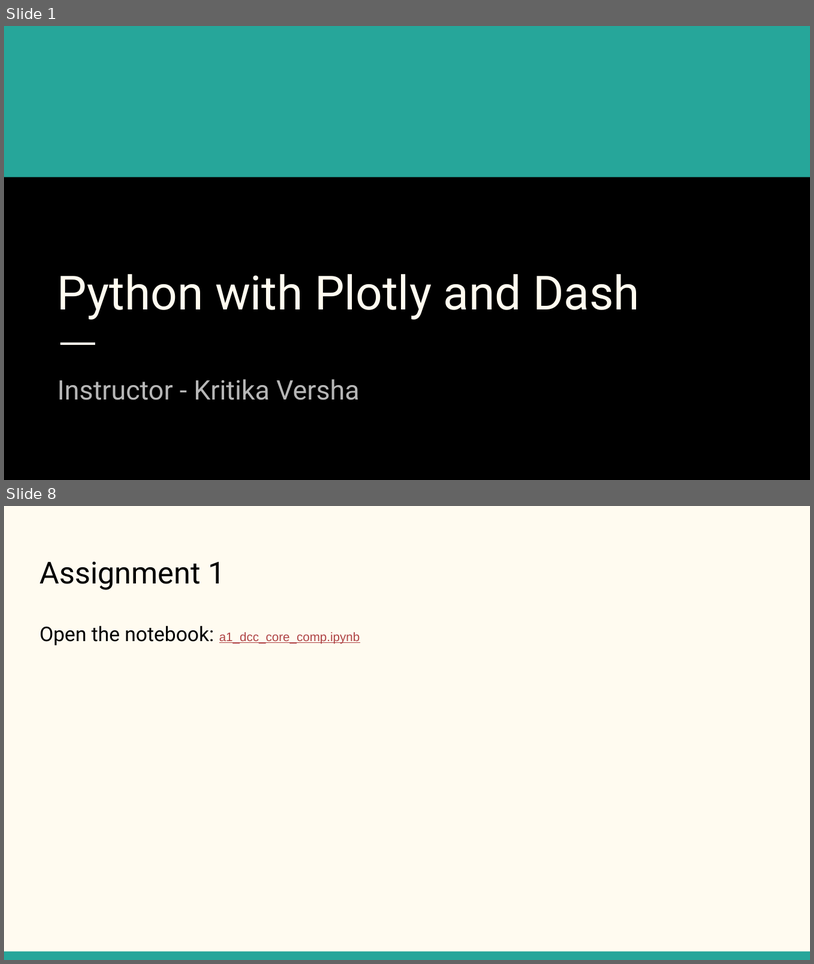
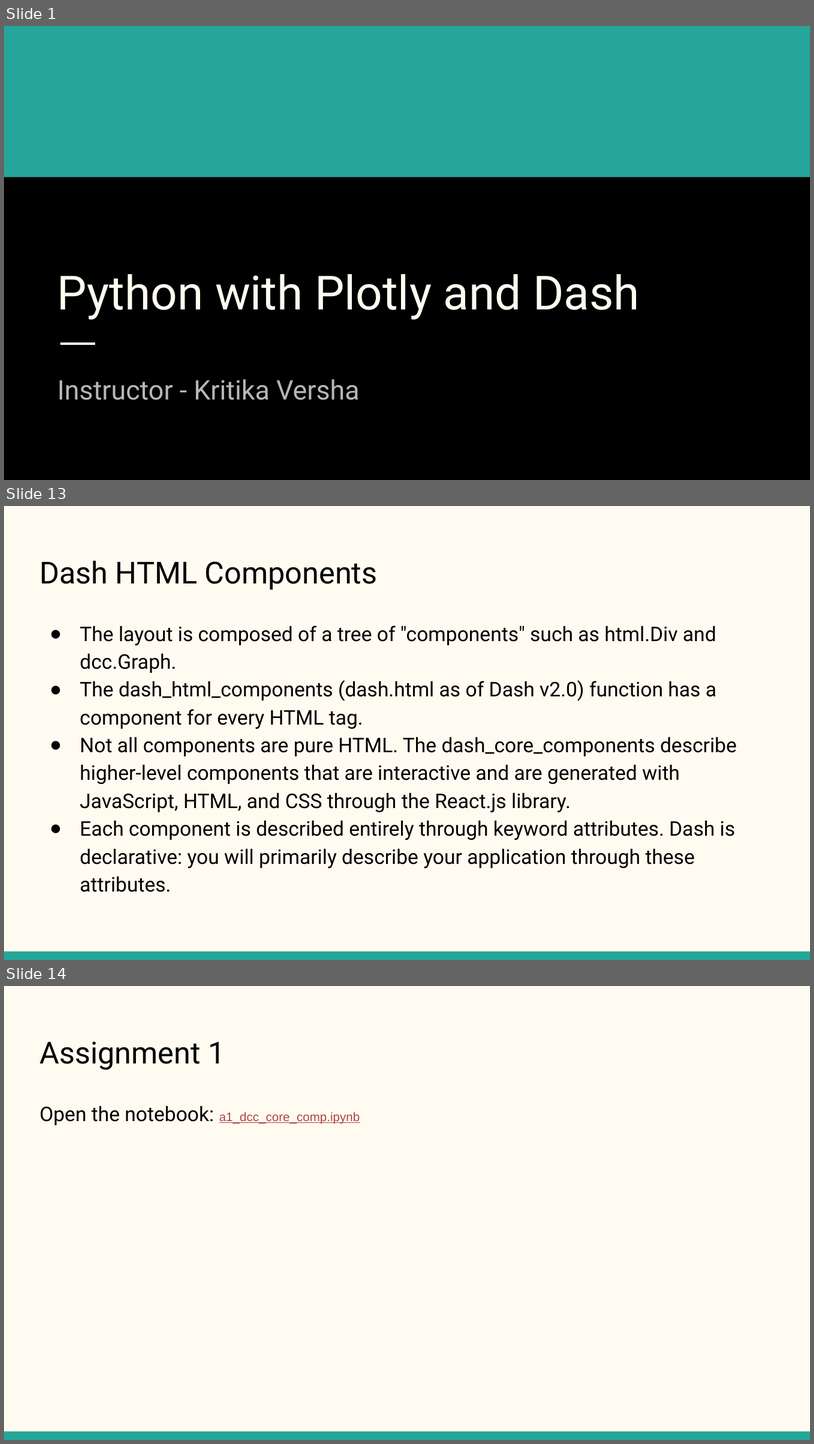
Before and after one commit to KritikaVersha/Plotly_Dash_Training, a slide deck: plotly-dash-training/Python with Plotly and Dash.pptx. Shown one above the other, each under a label of ours: slides 1 and 8 before the commit, slides 1, 13 and 14 after it; the slides between them are not shown. The pictures are 814x964 and 814x1444 pixels, drawn with LibreOffice and Linux fonts; fonts in the diff are those of the drawing. Boxes give left, top, right and bottom in pixels: in the first picture for what was removed or moved away, otherwise in the second. Text is boxed around its words. In the diff, an @@ line names an element or a change of style, - is before the commit and + after.

```diff
--- a/plotly-dash-training/Python with Plotly and Dash.pptx
+++ b/plotly-dash-training/Python with Plotly and Dash.pptx
@@ slide 13 added at bbox=[4, 506, 810, 960], background #FFFBF0; not listed: 1 template element that a slide beside it also shows @@
@@ title added at bbox=[39, 561, 378, 590], 27 pt, text #000000 @@
+Dash HTML Components
@@ text added at bbox=[80, 625, 737, 892], 18 pt, text #000000 @@
+● The layout is composed of a tree of "components" such as html.Div and dcc.Graph.
+● The dash_html_components (dash.html as of Dash v2.0) function has a component for every HTML tag.
+● Not all components are pure HTML. The dash_core_components describe higher-level components that are interactive and are generated with JavaScript, HTML, and CSS through the React.js library.
+● Each component is described entirely through keyword attributes. Dash is declarative: you will primarily describe your application through these attributes.
@@ what was slide 8 is now slide 14 @@
```
Also in this commit, not shown: 8 slides changed, 15 other slides added.
